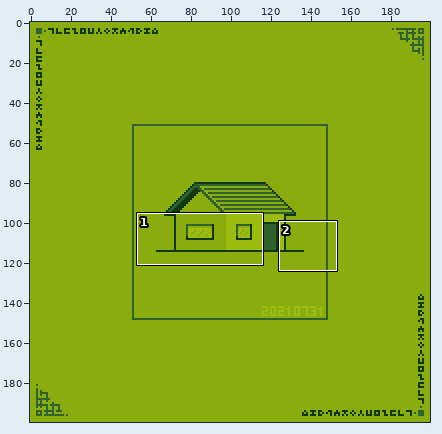
Pixel-art file: works/house/house_0005.aseprite. Above, an overview of the earlier version with the close-up marked.
Close-up. Earlier state:
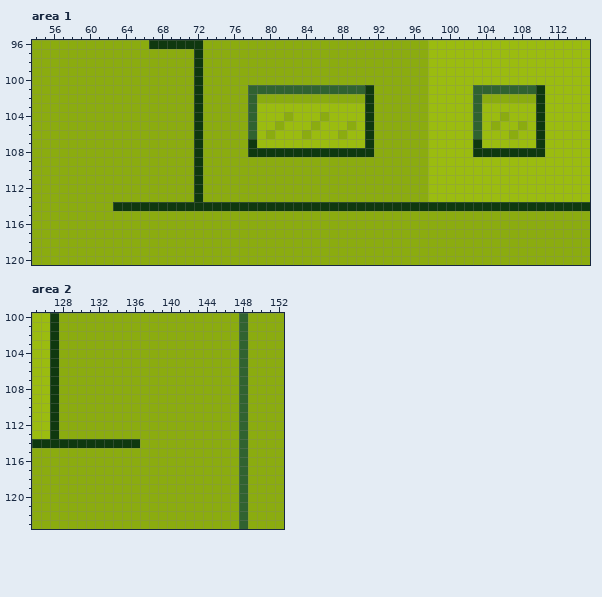
200x200 pixels, 1 frame. Shown: area 1: x 54..115, y 96..120; area 2: x 125..152, y 100..123.
After:
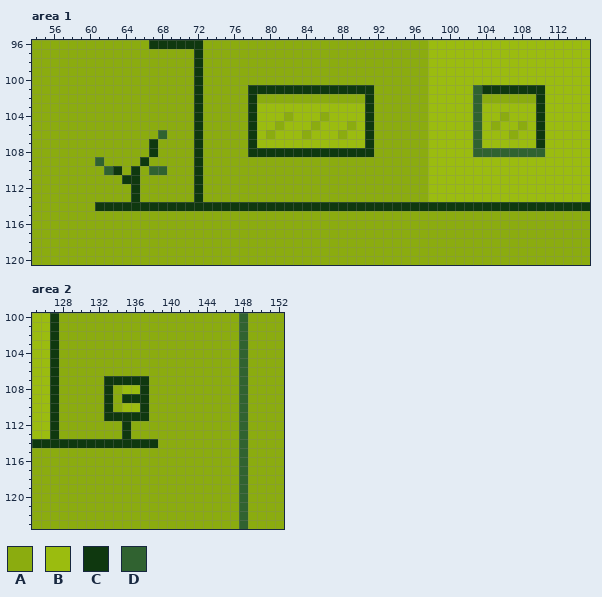
Palette (. is transparent): A #8bac0f  B #9bbc0f  C #0f380f  D #306230
What changed:
Area 1, layer "body":
y 101: x 78..90 DDDDDDDDDDDDD -> CCCCCCCCCCCCC; x 104..109 DDDDDD -> CCCCCC
y 102..105: x 78 D -> C
y 106: x 68 A -> D; x 78 D -> C
y 107: x 67 A -> C; x 103 C -> D
y 108: x 67 A -> C; x 103..110 CCCCCCCC -> DDDDDDDD
y 109: x 61 A -> D; x 66 A -> C
y 110: x 62..63 AA -> DC; x 65 A -> C; x 67..68 AA -> DD
y 111: x 64..65 AA -> CC
y 112..113: x 65 A -> C
y 114: x 61..62 AA -> CC
Area 2, layer "body":
y 107: x 133..137 AAAAA -> CCCCC
y 108: x 133 A -> C; x 135..137 AAA -> BBC
y 109: x 133 A -> C; x 135..137 AAA -> CCC
y 110: x 133 A -> C; x 135..137 AAA -> BBC
y 111: x 133..137 AAAAA -> CCCCC
y 112..113: x 135 A -> C
y 114: x 137..138 AA -> CC
Pixel boxes of the changes (left, top, right, bottom) in both close-ups:
changed: (248, 85, 365, 139)
changed: (482, 85, 536, 94)
changed: (95, 130, 167, 211)
changed: (473, 139, 545, 157)
changed: (104, 376, 158, 448)
